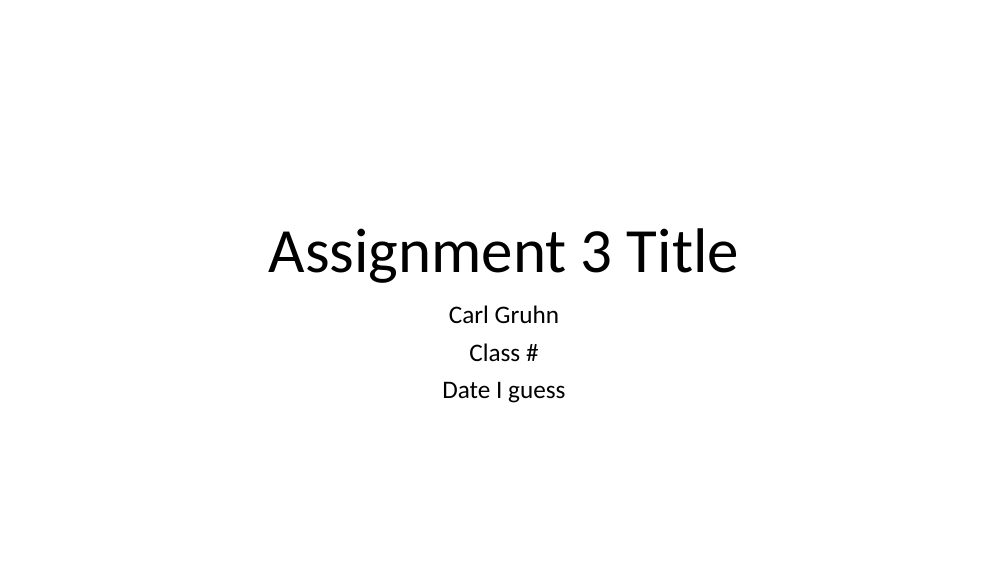
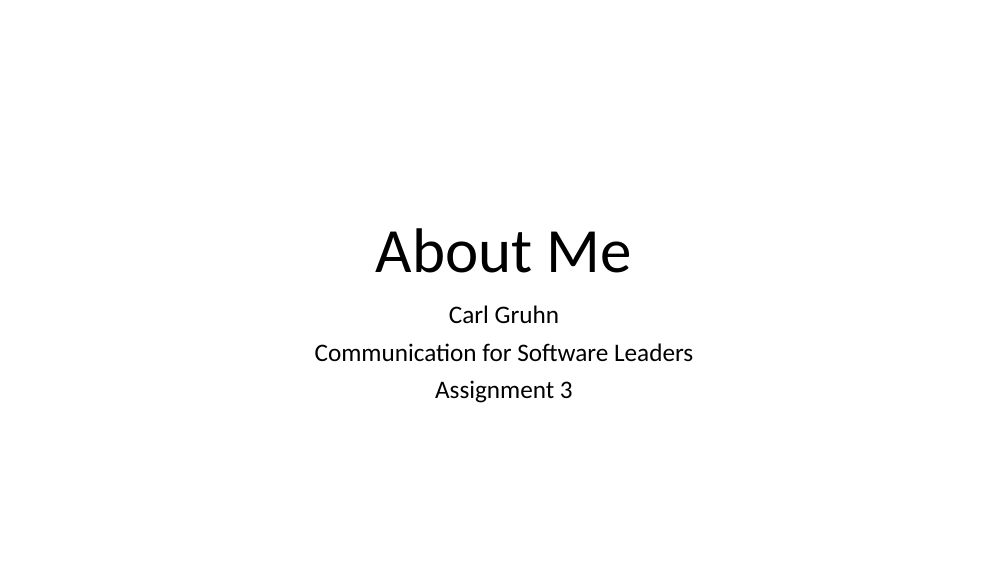
Before and after one commit to cgitrun/Fall-2023, a slide deck: slide 1 of 17603-communication-for-software-leaders/Assignment 3.pptx. Drawn at 1008x567 pixels with LibreOffice and Linux fonts; fonts in the diff are those of the drawing. Boxes give left, top, right and bottom in pixels: in the first picture for what was removed or moved away, otherwise in the second. Text is boxed around its words. In the diff, an @@ line names an element or a change of style, - is before the commit and + after.

```diff
--- a/17603-communication-for-software-leaders/Assignment 3.pptx
+++ b/17603-communication-for-software-leaders/Assignment 3.pptx
@@ title at [376, 228, 632, 273]: text changed @@
-Assignment 3 Title
+About Me
@@ subtitle at [315, 343, 693, 403]: text changed @@
-Class #
-Date I guess
+Communication for Software Leaders
+Assignment 3
```
Also in this commit, not shown: 3 other slides changed, 1 slide added, 1 slide removed, 1 other file.
